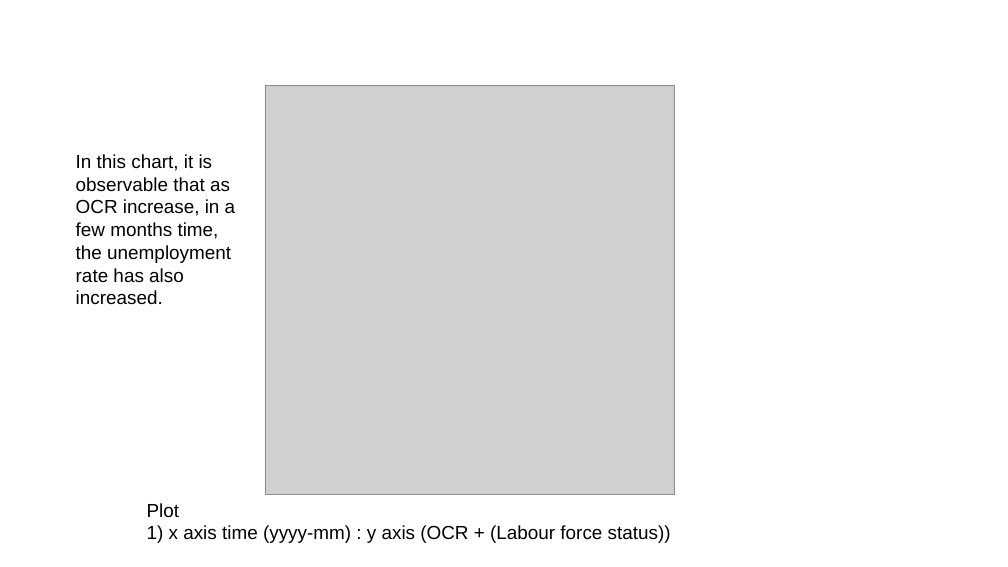
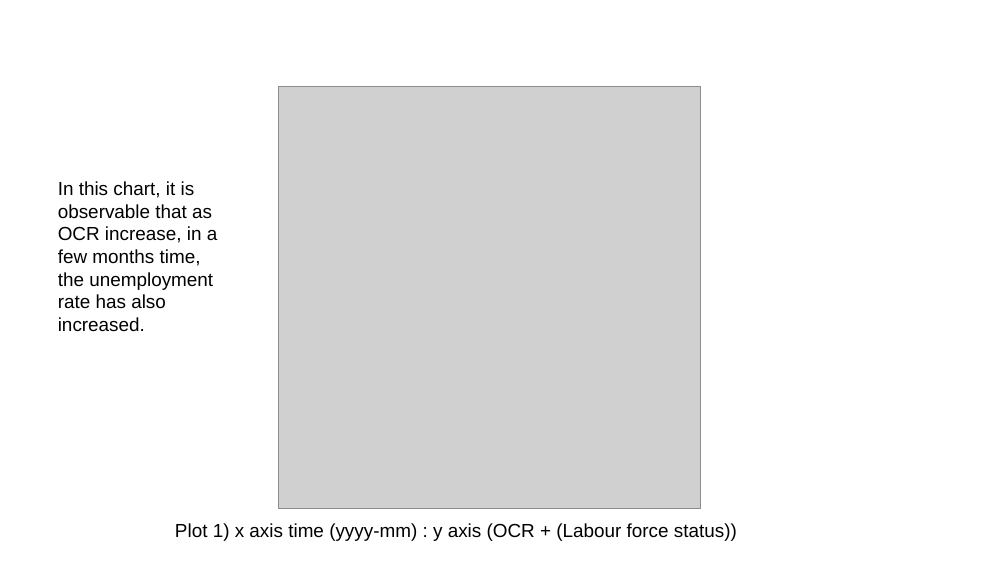
Before and after one commit to ansrali/data422-group-project, a slide deck: slide 16 of Group Project Presentation.pptx. Drawn at 1008x567 pixels with LibreOffice and Linux fonts; fonts in the diff are those of the drawing; grey boxes stand for pictures; background and template pictures are left out. Boxes give left, top, right and bottom in pixels: in the first picture for what was removed or moved away, otherwise in the second. Text is boxed around its words. In the diff, an @@ line names an element or a change of style, - is before the commit and + after.

```diff
--- a/Group Project Presentation.pptx
+++ b/Group Project Presentation.pptx
@@ picture: place and size @@
-picture at [265,85,675,495]
+picture at [278,87,700,509]
@@ text "In this chart, it is ...": place and size @@
-text "In this chart, it is ..." at [76,154,236,305]
+text "In this chart, it is ..." at [58,181,218,332]
@@ text at [175,523,737,541]: text changed @@
-Plot
-1) x axis time (yyyy-mm) : y axis (OCR + (Labour force status))
+Plot 1) x axis time (yyyy-mm) : y axis (OCR + (Labour force status))
```
Also in this commit, not shown: 7 other slides changed, 2 slides removed.
